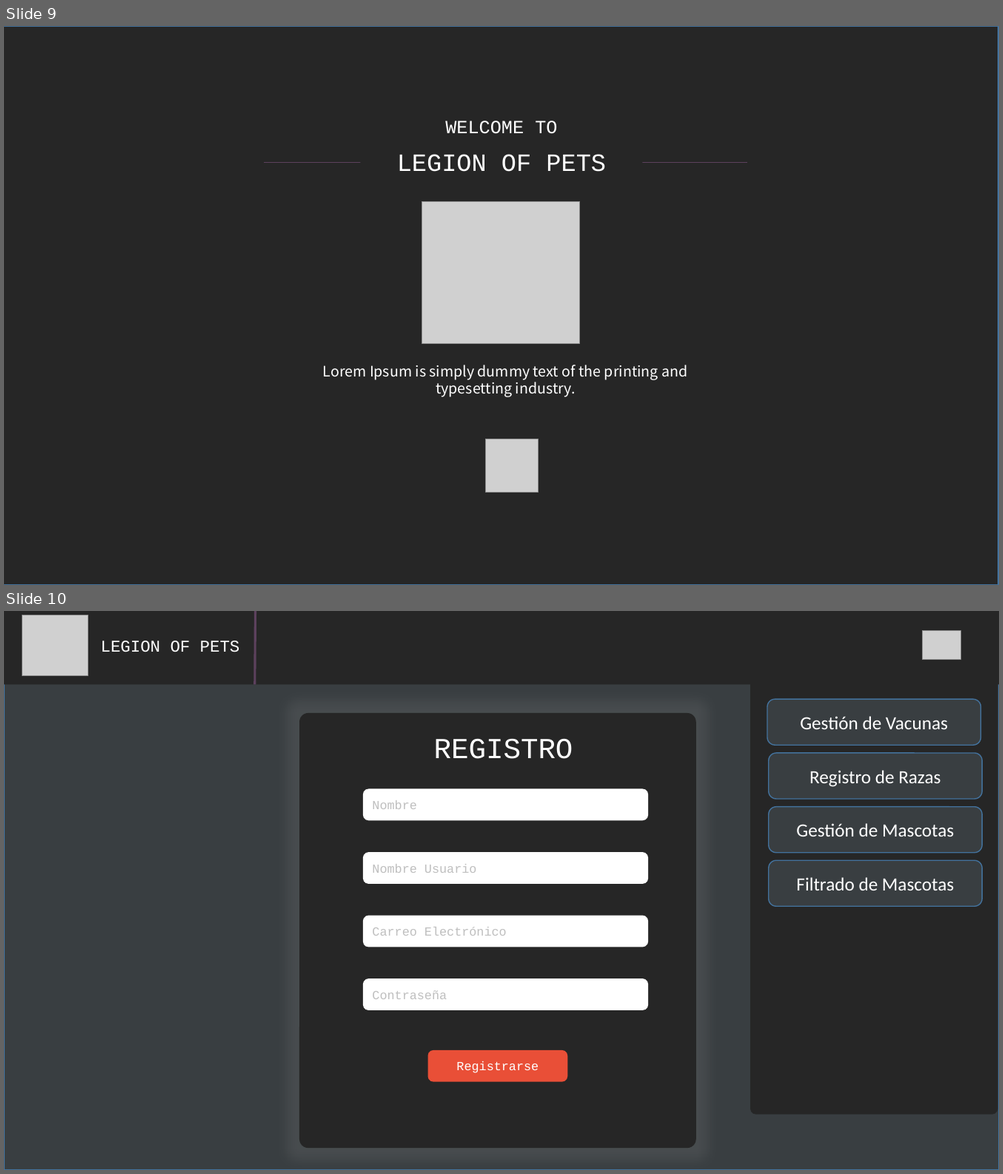
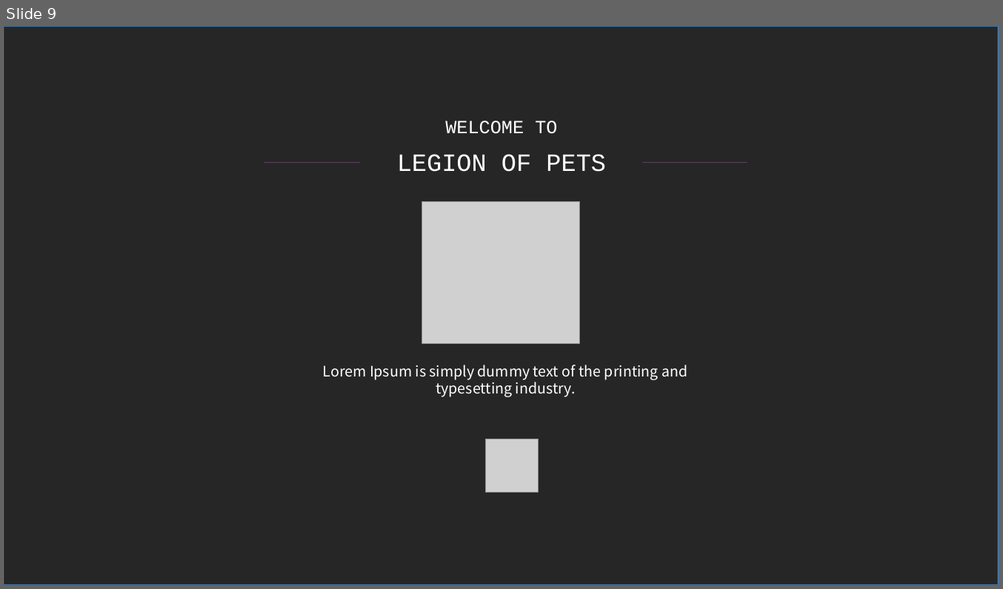
Before and after one commit to fafi-svg/App_web_vacunas, a slide deck: Documents_Desing/Diseños_veterinaria_vacunas.pptx. Shown one above the other, each under a label of ours: slides 9 and 10 before the commit, slide 9 after it. The pictures are 1003x1174 and 1003x589 pixels, drawn with LibreOffice and Linux fonts; fonts in the diff are those of the drawing; grey boxes stand for pictures. Boxes give left, top, right and bottom in pixels: in the first picture for what was removed or moved away, otherwise in the second. Text is boxed around its words. In the diff, an @@ line names an element or a change of style, - is before the commit and + after.

```diff
--- a/Documents_Desing/Diseños_veterinaria_vacunas.pptx
+++ b/Documents_Desing/Diseños_veterinaria_vacunas.pptx
@@ slide 10 removed at (x1=4, y1=611, x2=999, y2=1170), background #FFFFFF @@
@@ rectangle removed at (x1=4, y1=611, x2=999, y2=685) @@
@@ picture removed at (x1=22, y1=615, x2=88, y2=676) @@
@@ line removed from (256, 611) to (255, 685) @@
@@ picture removed at (x1=922, y1=630, x2=961, y2=660) @@
@@ text removed at (x1=101, y1=641, x2=240, y2=652) @@
-LEGION OF PETS
@@ rectangle removed at (x1=4, y1=682, x2=999, y2=1170) @@
@@ rounded rectangle removed at (x1=750, y1=680, x2=998, y2=1116) @@
@@ rounded rectangle removed at (x1=767, y1=699, x2=981, y2=745) @@
-Gestión de Vacunas
@@ rounded rectangle removed at (x1=299, y1=713, x2=697, y2=1149) @@
@@ text removed at (x1=434, y1=738, x2=573, y2=759) @@
-REGISTRO
@@ rounded rectangle removed at (x1=768, y1=753, x2=982, y2=799) @@
-Registro de Razas
@@ rounded rectangle removed at (x1=364, y1=789, x2=648, y2=820) @@
-Nombre
@@ rounded rectangle removed at (x1=768, y1=807, x2=982, y2=854) @@
-Gestión de Mascotas
@@ rounded rectangle removed at (x1=364, y1=853, x2=648, y2=883) @@
-Nombre Usuario
@@ rounded rectangle removed at (x1=768, y1=861, x2=982, y2=907) @@
-Filtrado de Mascotas
@@ rounded rectangle removed at (x1=364, y1=916, x2=648, y2=947) @@
-Carreo Electrónico
@@ rounded rectangle removed at (x1=364, y1=980, x2=648, y2=1010) @@
-Contraseña
@@ rounded rectangle removed at (x1=429, y1=1051, x2=567, y2=1082) @@
-Registrarse
```
Also in this commit, not shown: 4 slides changed, 17 slides added, 2 other slides removed.
